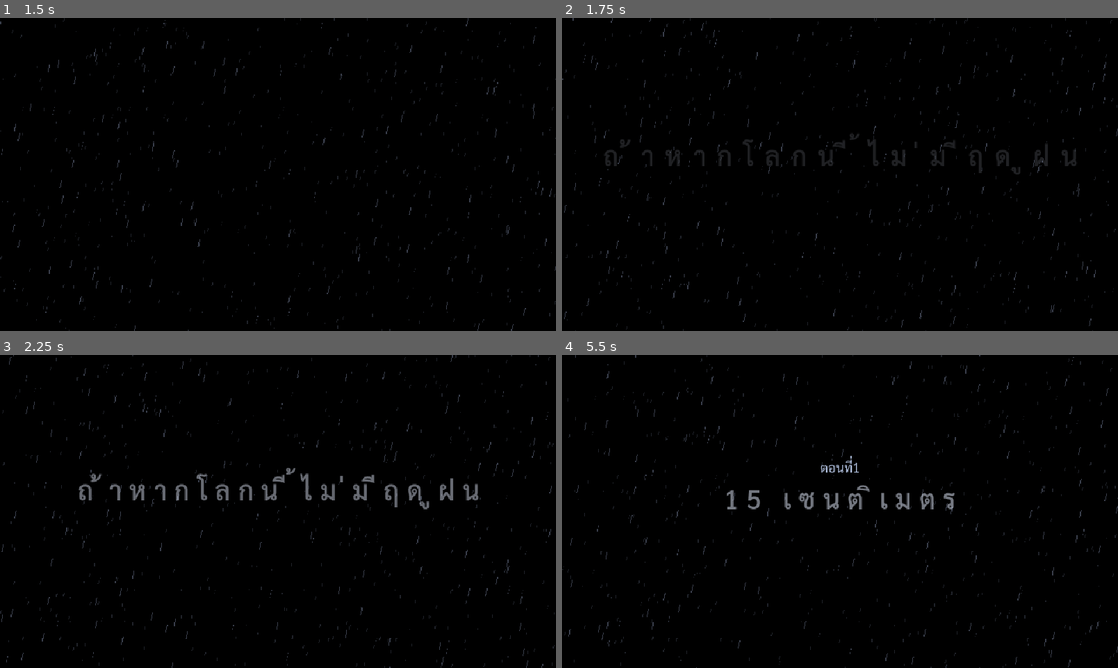
Above: before the commit, frames 1-4 (two rows, left to right).
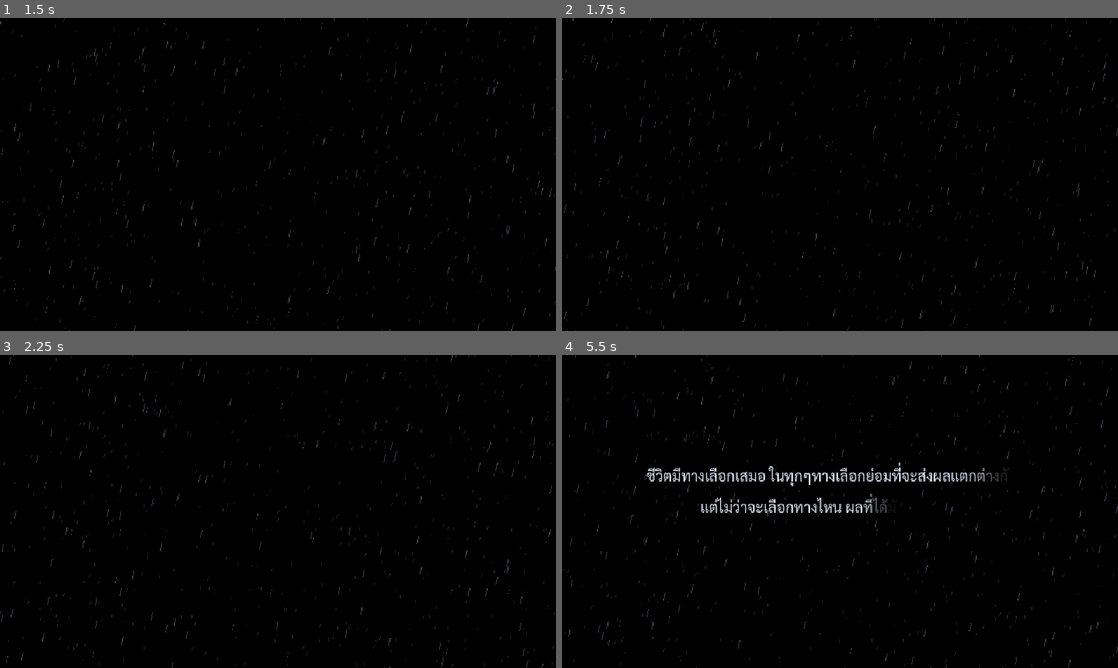
Above: after the commit, the same moments.

Repository: nerfmez/Story-game
Game: Godot game, scene res://scenes/main.tscn
The game is run twice, just before and just after one commit, with the same random seed, the same clock (stepped at 60 frames per second) and the same inputs. Sound files missing from this copy of the repository are replaced by a short silence.
Inputs (mouse positions are in pixels of both pictures, inside the frame that each line leads up to):
- Up to frame 1 (1.5 s): tap Enter (ui_accept) at 0.5, 0.77 s; move the mouse to (400, 158) at 0.52 s; hold Right (ui_right) 0.53-1.28 s; click (400, 158) at 0.67 s; move the mouse to (166, 190) at 1.27 s; hold Left (ui_left) from 1.28 s (still down)
- Up to frame 2 (1.75 s): keep holding Left (ui_left); tap Enter (ui_accept) at 1.52 s
- Up to frame 3 (2.25 s): move the mouse to (333, 442) at 2.02 s; release Left (ui_left) at 2.03 s; hold Right (ui_right) from 2.03 s (still down)
- Up to frame 4 (5.5 s): move the mouse to (812, 574) at 2.77 s; click (812, 574) at 2.92 s; tap Enter (ui_accept) at 3.02, 3.77, 4.52 s; move the mouse to (1006, 558) at 3.52 s; release Right (ui_right) at 3.53 s; hold Left (ui_left) from 3.53 s (still down); move the mouse to (673, 464) at 4.27 s; move the mouse to (867, 511) at 5.02 s; click (867, 511) at 5.17 s

Frame 1 is identical in both runs. In frame 2, 1.1% of the frame differs, in the area x 7-93%, y 37-50%; in frame 3, 1.4%; in frame 4, 2.5%, in the area x 15-81%, y 32-51%.

Commit message:
Unskippable opening; "ออก" button at the end leaves fullscreen
- The tagline voice-over can no longer be skipped by tapping
- After the crossing ends and fades to black, a "ออก" button appears; pressing it leaves
  browser fullscreen (and unlocks landscape), then "แตะเพื่อเล่นอีกครั้ง" as before
- Free the crossing cutscene after the fade: its black layer (22) was hiding the rain and the
  replay prompt on the title cards layer (20)

Co-Authored-By: Claude Opus 5.5 <noreply@anthropic.com>
Claude-Session: https://claude.ai/code/session_01CetL5zkYvFPaRRM6Eyxn95

Diff:
--- a/scripts/prologue.gd
+++ b/scripts/prologue.gd
@@ -108,7 +108,27 @@
 	await _say("end")
 	await get_tree().create_timer(1.2).timeout
 	await cards.fade_to_black()
+	cross.queue_free()                         # จอดำของคัทซีน (ชั้น 22) บังจอดำมีฝนกับ "แตะเพื่อเล่นอีกครั้ง" (ชั้น 20)
+	await PromptButton.open(dialogue_box.get_parent(), "ออก").chosen
+	_leave_fullscreen()
 	await cards.wait_restart()
+
+
+## ปุ่ม "ออก" ตอนจบ: บนเว็บออกจากเต็มจอ (ที่เปิดไว้ตอนวิดีโอเปิดเรื่อง) ปลดล็อกแนวนอน, นอกเว็บกลับเป็นหน้าต่าง
+func _leave_fullscreen() -> void:
+	if OS.has_feature("web"):
+		JavaScriptBridge.eval("""
+(function () {
+	if (screen.orientation && screen.orientation.unlock) { try { screen.orientation.unlock(); } catch (e) {} }
+	var exit = document.exitFullscreen || document.webkitExitFullscreen;
+	if (exit && (document.fullscreenElement || document.webkitFullscreenElement)) {
+		var p = exit.call(document);
+		if (p && p.catch) p.catch(function () {});
+	}
+})();
+""")
+	elif DisplayServer.window_get_mode() >= DisplayServer.WINDOW_MODE_FULLSCREEN:
+		DisplayServer.window_set_mode(DisplayServer.WINDOW_MODE_WINDOWED)
 
 
 ## ทางลัดสำหรับทดสอบ (เปิดเกมด้วย #cross ท้ายลิงก์): ข้ามไปที่ทั้งคู่ยืนใต้ร่มตอนไฟเขียว แล้วเล่นช่วงข้ามทางม้าลาย
--- a/scripts/title_cards.gd
+++ b/scripts/title_cards.gd
@@ -2,7 +2,7 @@
 ## จอดำมีฝนตก: คำโปรย + ชื่อเรื่อง, การ์ดชื่อตอน, เปิด/ปิดฉาก (บทพูดบนจอดำใช้กล่องข้อความ ซึ่งอยู่ชั้นบนกว่านี้)
 ## play_opening(): "แตะเพื่อเริ่ม" ก่อน (เปิดเสียงได้) แล้วคำโปรยทีละบรรทัดพร้อมเสียงพากย์ (ตัวอักษรค่อยๆ
 ##   จางเข้าเป็นคลื่นทันเสียงพูด + ลอยขึ้นช้าๆ) แล้วชื่อเรื่อง (ตัวอักษรค่อยๆ ชิดกันเข้ามาพร้อมจางเข้า
-##   เส้นบางๆ ใต้ชื่อยืดออก) แตะระหว่างคำโปรย: ข้ามไปชื่อเรื่อง / แตะตอนชื่อเรื่องขึ้นแล้ว = ไปต่อ (ส่ง start_pressed)
+##   เส้นบางๆ ใต้ชื่อยืดออก) คำโปรยข้ามไม่ได้ / แตะตอนชื่อเรื่องขึ้นแล้ว = ไปต่อ (ส่ง start_pressed)
 ## show_chapter(): ชื่อตอนขึ้นแล้วจางออก จอยังดำ
 ## reveal_scene(): จอดำค่อยๆ จางออกเผยฉาก  fade_to_black(): กลับเป็นจอดำ
 ## wait_restart(): แตะเพื่อเล่นอีกครั้ง (ส่ง restart_pressed)
@@ -47,8 +47,7 @@
 var _black: ColorRect
 var _rain: ColorRect
 var _items: Array = []
-var _waiting := ""          # "", "begin" (แตะครั้งแรก), "skip" (แตะเพื่อข้าม), "start", "restart"
-var _skip := false
+var _waiting := ""          # "", "begin" (แตะครั้งแรก), "start", "restart"
 var _voice: AudioStreamPlayer
 
 
@@ -84,9 +83,6 @@
 		"begin":
 			_waiting = ""
 			begin_pressed.emit()
-		"skip":
-			_skip = true
-			_voice.stop()
 		"start":
 			_waiting = ""
 			start_pressed.emit()
@@ -95,12 +91,9 @@
 			restart_pressed.emit()
 
 
-## รอเป็นวินาที (ข้ามได้ถ้าผู้เล่นแตะข้ามคำโปรย)
 func _wait(seconds: float) -> void:
-	var t := 0.0
-	while t < seconds and not _skip:
-		await get_tree().process_frame
-		t += get_process_delta_time()
+	if seconds > 0.0:
+		await get_tree().create_timer(seconds).timeout
 
 
 func _text(bbcode: String, size: int, y: float, colour: Color) -> RichTextLabel:
@@ -216,19 +209,13 @@
 	_waiting = "begin"
 	await begin_pressed
 	clear_now()
-	_waiting = "skip"
-	_skip = false
 	await _wait(1.0)
 	for page in tagline:
-		if _skip:
-			break
 		var count := 0
 		for clip in page:
 			count += clip.lines.size()
 		var y: float = 180.0 - count * 17.0
 		for clip in page:
-			if _skip:
-				break
 			var stream: AudioStream = streams[clip.voice]
 			_voice.stream = stream
 			_voice.play()
@@ -238,8 +225,6 @@
 				var at: float = clip.lines[i][1]
 				await _wait(at - t)
 				t = at
-				if _skip:
-					break
 				# ตัวอักษรค่อยๆ ขึ้นทันเสียงพูดบรรทัดนั้น (ไม่ช้ากว่า 9 หรือเร็วกว่า 18 ตัว/วินาที)
 				var speaking: float = (clip.lines[i + 1][1] if i + 1 < clip.lines.size() else stream.get_length()) - at
 				var speed := clampf(line.length() / maxf(speaking - 0.4, 0.5), 9.0, 18.0)
@@ -248,10 +233,9 @@
 				y += 34.0
 			await _wait(stream.get_length() - t + 0.2)
 		await _wait(0.6)
-		_fade_out_items(0.4 if _skip else 0.6)
-		await get_tree().create_timer(0.4 if _skip else 0.7).timeout
+		_fade_out_items(0.6)
+		await get_tree().create_timer(0.7).timeout
 	_voice.stop()
-	_skip = false
 	_waiting = ""
 	_title(title, 30, 130.0, 2.4)
 	await get_tree().create_timer(1.2).timeout
Not shown, changed: README.md
